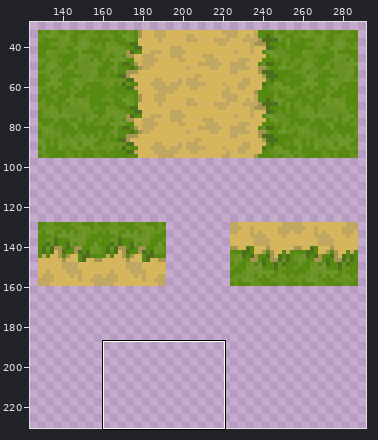
Two states of a sprite sheet, inside-bus/Assets/backgrounds/map.png. The picture above shows the old version from afar; the outline marks the close-up.
Close-up. Before the commit:
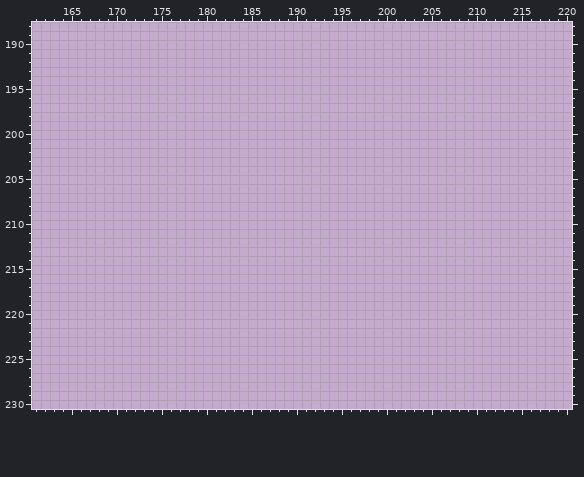
The file is 512x512 pixels. Shown: x 161..220, y 188..230. The wide view leaves out empty margins.
New version:
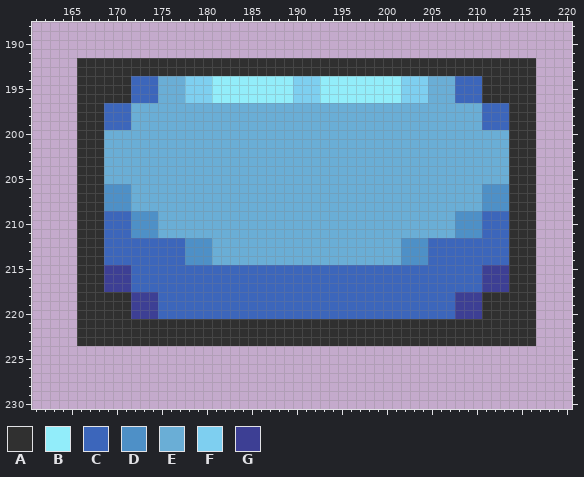
Palette (. is transparent): A #303030  B #92edfa  C #3c66bb  D #4e90c7  E #6aaed6  F #7ecff0  G #3d3f94
Diff:
y 192..193: x 166..216 ................................................... -> AAAAAAAAAAAAAAAAAAAAAAAAAAAAAAAAAAAAAAAAAAAAAAAAAAA
y 194..196: x 166..216 ................................................... -> AAAAAACCCEEEFFFBBBBBBBBBFFFBBBBBBBBBFFFEEECCCAAAAAA
y 197..199: x 166..216 ................................................... -> AAACCCEEEEEEEEEEEEEEEEEEEEEEEEEEEEEEEEEEEEEEECCCAAA
y 200..205: x 166..216 ................................................... -> AAAEEEEEEEEEEEEEEEEEEEEEEEEEEEEEEEEEEEEEEEEEEEEEAAA
y 206..208: x 166..216 ................................................... -> AAADDDEEEEEEEEEEEEEEEEEEEEEEEEEEEEEEEEEEEEEEEDDDAAA
y 209..211: x 166..216 ................................................... -> AAACCCDDDEEEEEEEEEEEEEEEEEEEEEEEEEEEEEEEEEDDDCCCAAA
y 212..214: x 166..216 ................................................... -> AAACCCCCCCCCDDDEEEEEEEEEEEEEEEEEEEEEDDDCCCCCCCCCAAA
y 215..217: x 166..216 ................................................... -> AAAGGGCCCCCCCCCCCCCCCCCCCCCCCCCCCCCCCCCCCCCCCGGGAAA
y 218..220: x 166..216 ................................................... -> AAAAAAGGGCCCCCCCCCCCCCCCCCCCCCCCCCCCCCCCCCGGGAAAAAA
y 221..223: x 166..216 ................................................... -> AAAAAAAAAAAAAAAAAAAAAAAAAAAAAAAAAAAAAAAAAAAAAAAAAAA
Boxes around the changes in both close-ups, in picture pixels (x1, y1, x2, y2):
added: (77, 58, 536, 346)
